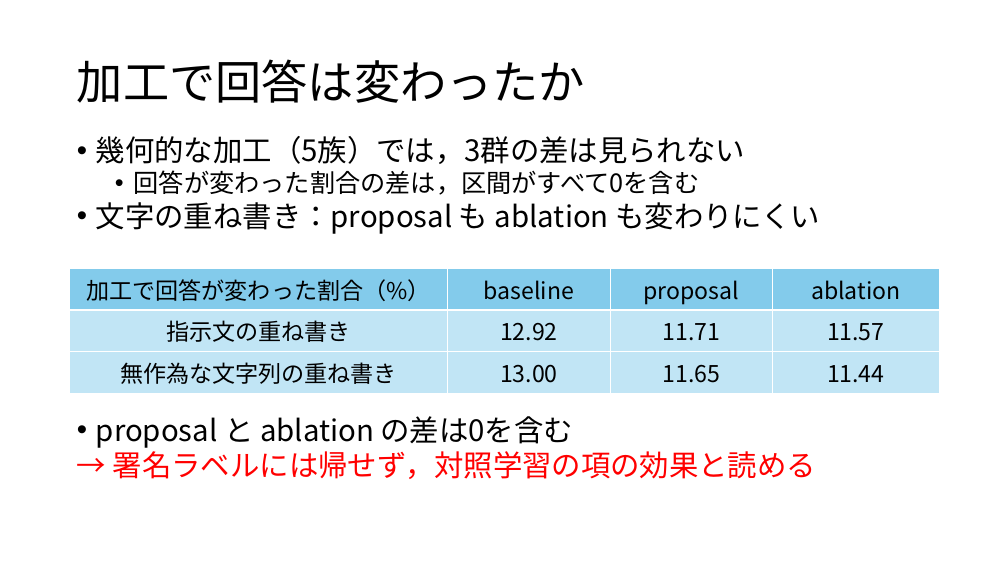
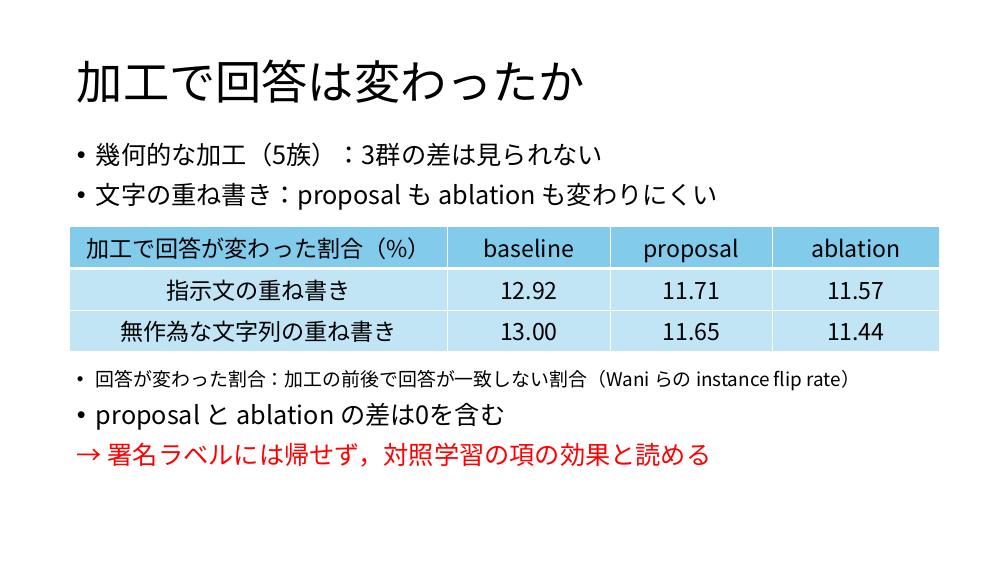
Before and after one commit to tomoking2004/cotar, a slide deck: slide 16 of presentations/20261030_進捗報告.pptx (slide 10 before the commit). Drawn at 1008x567 pixels with LibreOffice and Linux fonts; fonts in the diff are those of the drawing. Boxes give left, top, right and bottom in pixels: in the first picture for what was removed or moved away, otherwise in the second. Text is boxed around its words. In the diff, an @@ line names an element or a change of style, - is before the commit and + after.

```diff
--- a/presentations/20261030_進捗報告.pptx
+++ b/presentations/20261030_進捗報告.pptx
@@ text at (96,142,603,167): text changed; size 28 to 24 pt @@
-• 幾何的な加工（5族）では，3群の差は見られない
-  • 回答が変わった割合の差は，区間がすべて0を含む
+• 幾何的な加工（5族）：3群の差は見られない
@@ text at (96,182,718,210): size 28 to 24 pt in "文字の重ね書き：proposal も ablation も変わりにくい"; more space between paragraphs @@
@@ table: place and size @@
-table at (70,268,939,393)
+table at (70,227,939,352)
@@ text "回答が変わった割合：加工の前後で回答が一致しない割合（Wani らの instance flip rate）": place and size @@
-text "回答が変わった割合：加工の前後で回答が一致しない割合（Wani らの instance flip rate）" at (96,416,816,479)
+text "回答が変わった割合：加工の前後で回答が一致しない割合（Wani らの instance flip rate）" at (96,370,860,467)
@@ text at (96,370,860,391): paragraph added @@
+• 回答が変わった割合：加工の前後で回答が一致しない割合（Wani らの instance flip rate）
@@ text at (96,402,712,467): size 28 to 24 pt in "proposal と ablation の差は0を含む", "→ 署名ラベルには帰せず，対照学習の項の効果と読める"; more space between paragraphs @@
```
Also in this commit, not shown: 11 other slides changed, 6 slides added, 2 other files.
